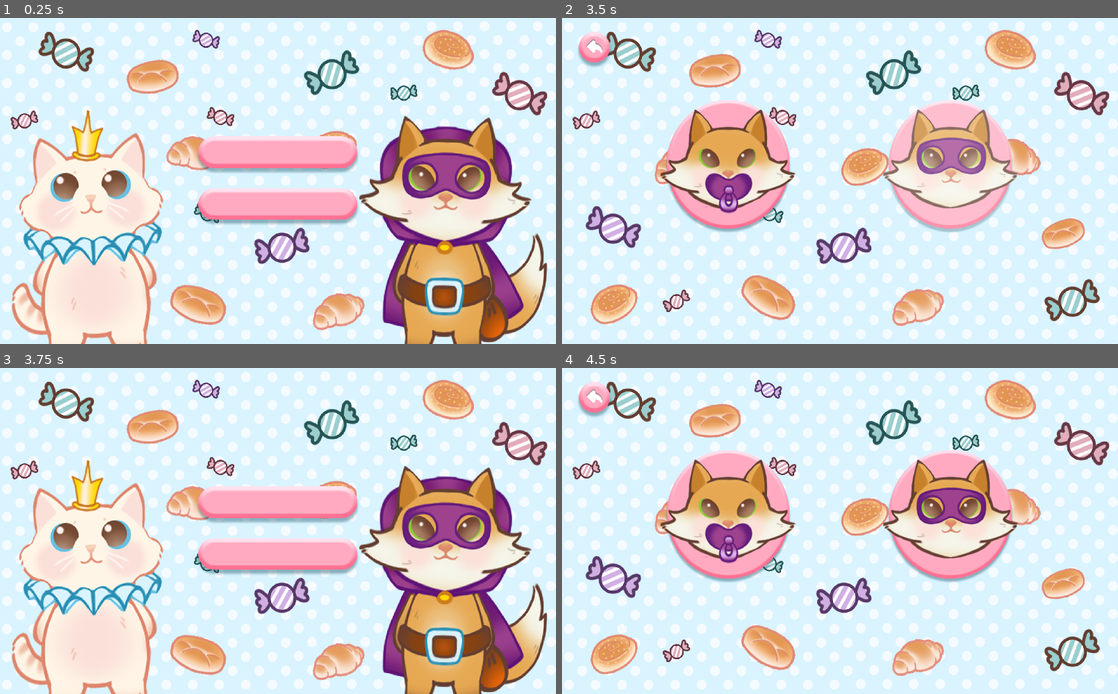
Above: before the commit, frames 1-4 (two rows, left to right).
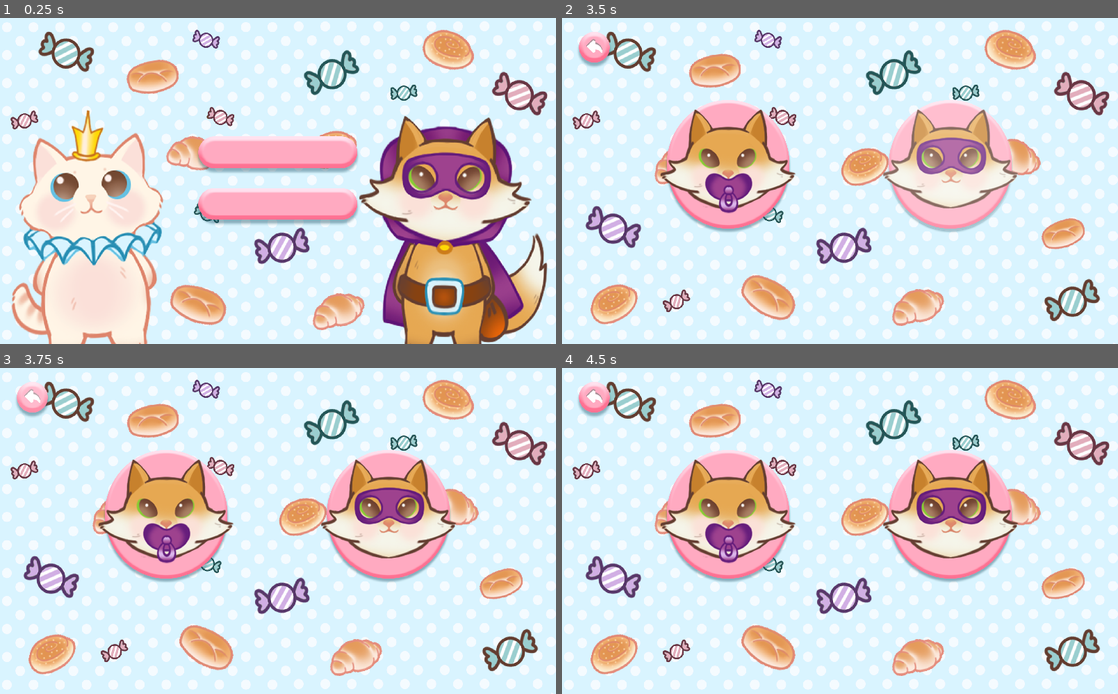
Above: after the commit, the same moments.

Repository: cuire/Voleur-de-Renard
Game: Godot game, scene res://scenes/main_menu/menu.tscn
Two runs of this game, one before a commit and one after it. Both use one fixed random seed, a clock stepped at 60 frames per second and the inputs below.
Inputs (mouse positions are in pixels of both pictures, inside the frame that each line leads up to):
- Up to frame 1 (0.25 s): no input
- Up to frame 2 (3.5 s): click "Начать игру" at 0.5 s; click (728, 167) at 1.25 s; click (728, 167) at 2 s; click (951, 167) at 2.75 s
- Up to frame 3 (3.75 s): click (33, 400) at 3.5 s
- Up to frame 4 (4.5 s): click (840, 504) at 4.25 s, where only the run before the commit has a clickable "Начать игру"

Frames 1-2 are identical in both runs. In frame 3, 44% of the frame differs, in the area x 2-99%, y 4-100%; in frame 4, nothing differs.
Error after the commit: Parse Error: Use "onready var globals = get_node(...)" instead. (res://scenes/main_menu/difficulty_selection.gd:4)

Commit message:
briefing scenes

Diff:
--- a/config.gd
+++ /dev/null
@@ -1,16 +0,0 @@
-extends Node
-
-
-# Declare member variables here. Examples:
-# var a = 2
-# var b = "text"
-
-
-# Called when the node enters the scene tree for the first time.
-func _ready():
-	pass # Replace with function body.
-
-
-# Called every frame. 'delta' is the elapsed time since the previous frame.
-#func _process(delta):
-#	pass
--- a/fonts/new_dynamicfont.tres
+++ b/fonts/new_dynamicfont.tres
@@ -8,4 +8,7 @@
 outline_color = Color( 0.290196, 0.196078, 0.258824, 1 )
 use_filter = true
 extra_spacing_top = -9
+extra_spacing_bottom = 1
+extra_spacing_char = 1
+extra_spacing_space = 5
 font_data = ExtResource( 1 )
--- /dev/null
+++ b/global.gd
@@ -0,0 +1,8 @@
+extends Node
+
+enum Difficulty {EASY, MEDIUM}
+
+var current_difficulty = Difficulty.MEDIUM
+
+func _ready():
+	pass # Replace with function body.
--- a/project.godot
+++ b/project.godot
@@ -29,6 +29,10 @@
 config/name="Voleur de Renard"
 run/main_scene="res://scenes/main_menu/menu.tscn"
 config/icon="res://icon.png"
+
+[autoload]
+
+Global="*res://global.gd"
 
 [display]
 
--- a/scenes/main_briefing/briefing.tscn
+++ b/scenes/briefing_scenes/briefing_defeat.tscn
@@ -37,15 +37,15 @@
 }
 
 [node name="Label" type="Label" parent="Background/Control/CenterContainer"]
-margin_left = 273.0
-margin_top = 75.0
-margin_right = 518.0
-margin_bottom = 282.0
-text = "брбрбрбрбрбрбр
-брбрбрбр
-брбрбр
-брбрбрбр
-брбрбр
-брбрбрбр
-брбрбр"
+margin_left = 104.0
+margin_top = 71.0
+margin_right = 687.0
+margin_bottom = 285.0
+text = "Свои богатства принц унёс,
+Утёр он нам с тобою нос.
+А впрочем, хватит унывать,
+Ещё, кого обворовать,
+Найдём легко, ведь, как известно,
+Богатых много в королевстве.
+"
 align = 1
--- /dev/null
+++ b/scenes/briefing_scenes/briefing_start.tscn
@@ -0,0 +1,83 @@
+[gd_scene load_steps=3 format=2]
+
+[ext_resource path="res://new_theme.tres" type="Theme" id=1]
+[ext_resource path="res://scenes/assets/Menu-3.png" type="Texture" id=2]
+
+[node name="Briefing" type="Control"]
+anchor_right = 1.0
+anchor_bottom = 1.0
+theme = ExtResource( 1 )
+__meta__ = {
+"_edit_use_anchors_": false
+}
+
+[node name="Background" type="TextureRect" parent="."]
+anchor_right = 1.0
+anchor_bottom = 1.0
+texture = ExtResource( 2 )
+expand = true
+__meta__ = {
+"_edit_use_anchors_": false
+}
+
+[node name="Control" type="Control" parent="Background"]
+anchor_left = 0.113
+anchor_top = 0.204
+anchor_right = 0.886
+anchor_bottom = 0.799
+__meta__ = {
+"_edit_use_anchors_": false
+}
+
+[node name="CenterContainer" type="CenterContainer" parent="Background/Control"]
+anchor_right = 1.0
+anchor_bottom = 1.0
+__meta__ = {
+"_edit_use_anchors_": false
+}
+
+[node name="Label" type="Label" parent="Background/Control/CenterContainer"]
+margin_left = 83.0
+margin_right = 708.0
+margin_bottom = 1237.0
+text = "Весь свет надвое поделён:
+Ты иль богат, иль беден в нём.
+Бедняк здесь, чтоб богатым стать,
+Богатых должен обирать.
+
+Я сам когда-то спал в шелках,
+Жил во дворце, ел на балах,
+Но тосковал, хотел я воли.
+И вот я вор, и ты со мною.
+
+А по дорожке принц идёт:
+Монеты есть и нет забот.
+Но он так мил. Я не могу
+Его наивность обмануть.
+
+Пусть лучше он потратит сам
+Всё до копейки, ну а там
+Вернётся с миром в свой дворец.
+Где ждёт его златой венец.
+
+Одну монетку он отдаст
+Гадалке Пифии. Как раз
+Она о принце знает всё.
+Но нужно разбудить её.
+
+Монеток пять пусть он потратит,
+В моём торговом автомате.
+Потянешь за рычаг ― отрада:
+Ему вкусняшка, мне награда.
+
+На выпечку монеток десять
+Потратит принц, если заметит
+Со старой вывеской ларёк ―
+Часть букв там задом наперёд.
+
+Принц хочет во дворец уйти.
+Расставим на его пути
+Ловушки, наших денег талисманы.
+Богатый, выворачивай карманы!
+"
+align = 1
--- /dev/null
+++ b/scenes/briefing_scenes/briefing_win.tscn
@@ -0,0 +1,51 @@
+[gd_scene load_steps=3 format=2]
+
+[ext_resource path="res://new_theme.tres" type="Theme" id=1]
+[ext_resource path="res://scenes/assets/Menu-3.png" type="Texture" id=2]
+
+[node name="Briefing" type="Control"]
+anchor_right = 1.0
+anchor_bottom = 1.0
+theme = ExtResource( 1 )
+__meta__ = {
+"_edit_use_anchors_": false
+}
+
+[node name="Background" type="TextureRect" parent="."]
+anchor_right = 1.0
+anchor_bottom = 1.0
+texture = ExtResource( 2 )
+expand = true
+__meta__ = {
+"_edit_use_anchors_": false
+}
+
+[node name="Control" type="Control" parent="Background"]
+anchor_left = 0.113
+anchor_top = 0.204
+anchor_right = 0.886
+anchor_bottom = 0.799
+__meta__ = {
+"_edit_use_anchors_": false
+}
+
+[node name="CenterContainer" type="CenterContainer" parent="Background/Control"]
+anchor_right = 1.0
+anchor_bottom = 1.0
+__meta__ = {
+"_edit_use_anchors_": false
+}
+
+[node name="Label" type="Label" parent="Background/Control/CenterContainer"]
+margin_left = 158.0
+margin_top = 71.0
+margin_right = 633.0
+margin_bottom = 285.0
+text = "У принца кошелёк большой,
+Да я хитёр. Теперь он мой.
+Приятель, ты мне удружил
+И половину заслужил.
+Теперь богаты мы с тобой,
+Давай закатим пир горой!
+"
+align = 1
--- /dev/null
+++ b/scenes/main_location/frames/frame_end.tscn
@@ -0,0 +1,27 @@
+[gd_scene load_steps=4 format=2]
+
+[ext_resource path="res://scenes/assets/background.png" type="Texture" id=1]
+[ext_resource path="res://scenes/assets/Castle.png" type="Texture" id=2]
+[ext_resource path="res://scenes/assets/tile_2.png" type="Texture" id=3]
+
+[node name="CurrentFrame" type="Node2D"]
+
+[node name="Background" type="Sprite" parent="."]
+scale = Vector2( 0.681304, 0.605714 )
+texture = ExtResource( 1 )
+centered = false
+region_enabled = true
+region_rect = Rect2( 0, 0, 1503.79, 350.969 )
+
+[node name="RoadTile" type="Sprite" parent="."]
+position = Vector2( 1, 213 )
+scale = Vector2( 0.565434, 0.590909 )
+texture = ExtResource( 3 )
+centered = false
+region_enabled = true
+region_rect = Rect2( 0, -115.684, 1814.43, 663.093 )
+
+[node name="Castle" type="Sprite" parent="."]
+position = Vector2( 866.444, 372.751 )
+scale = Vector2( 0.429768, 0.449131 )
+texture = ExtResource( 2 )
--- /dev/null
+++ b/scenes/main_location/frames/frame_transit.tscn
@@ -0,0 +1,30 @@
+[gd_scene load_steps=4 format=2]
+
+[ext_resource path="res://scenes/assets/background.png" type="Texture" id=1]
+[ext_resource path="res://scenes/assets/tile_1.png" type="Texture" id=2]
+[ext_resource path="res://scenes/assets/tile_3.png" type="Texture" id=3]
+
+[node name="CurrentFrame" type="Node2D"]
+
+[node name="Background" type="Sprite" parent="."]
+scale = Vector2( 0.681304, 0.605714 )
+texture = ExtResource( 1 )
+centered = false
+region_enabled = true
+region_rect = Rect2( 0, 0, 1503.79, 350.969 )
+
+[node name="RoadTile" type="Sprite" parent="."]
+position = Vector2( 1, 213 )
+scale = Vector2( 0.565434, 0.590909 )
+texture = ExtResource( 2 )
+centered = false
+region_enabled = true
+region_rect = Rect2( 0, -104.337, 922.772, 651.746 )
+
+[node name="RoadTile2" type="Sprite" parent="."]
+position = Vector2( 340, 212 )
+scale = Vector2( 0.388249, 0.489415 )
+texture = ExtResource( 3 )
+centered = false
+region_enabled = true
+region_rect = Rect2( 4.5249, 6.21283, 864.172, 802.013 )
--- a/scenes/main_menu/difficulty_selection.gd
+++ b/scenes/main_menu/difficulty_selection.gd
@@ -1,4 +1,6 @@
 extends Control
+
+var globals = get_node("/root/global")
 
 func _ready():
 	pass # Replace with function body.
@@ -23,6 +25,9 @@
 
 
 func setup_easy_game():
+	global.current_difficulty = Difficulty.EASY
+	 #current_difficulty = Difficulty.EASY
+	get_tree().change_scene("res://scenes/main_briefing/briefing.tscn")
 	print("Starting up easy difficulty")
 
 func setup_medium_game():
Binary file added: scenes/assets/Castle.png
Not shown, added: scenes/assets/Castle.png.import
